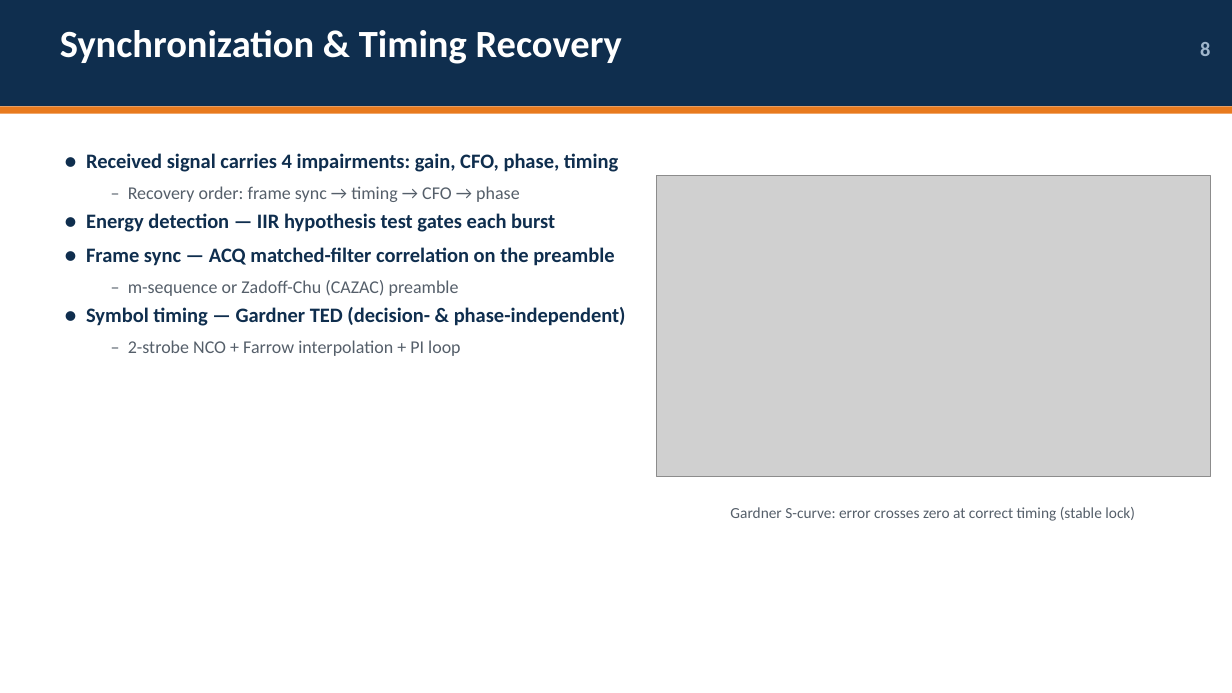
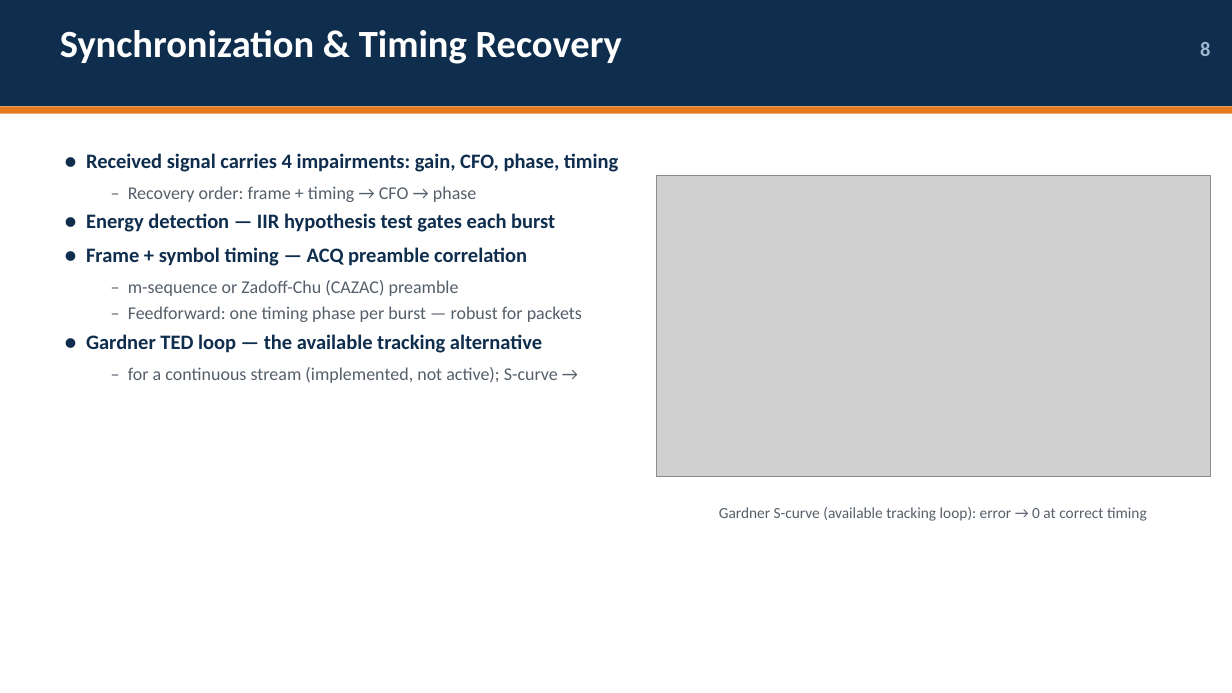
Before and after one commit to XYao2021/unionlabs, a slide deck: slide 8 of slides/SDR_System_Overview.pptx. Drawn at 1232x693 pixels with LibreOffice and Linux fonts; fonts in the diff are those of the drawing; grey boxes stand for pictures. Boxes give left, top, right and bottom in pixels: in the first picture for what was removed or moved away, otherwise in the second. Text is boxed around its words. In the diff, an @@ line names an element or a change of style, - is before the commit and + after.

```diff
--- a/slides/SDR_System_Overview.pptx
+++ b/slides/SDR_System_Overview.pptx
@@ text at [128, 186, 476, 202]: text changed @@
-  – Recovery order: frame sync → timing → CFO → phase
+  – Recovery order: frame + timing → CFO → phase
@@ text at [86, 247, 527, 266]: text changed @@
-● Frame sync — ACQ matched-filter correlation on the preamble
+● Frame + symbol timing — ACQ preamble correlation
@@ text at [86, 306, 582, 383]: text changed; size 16 to 14 pt; text colour #0F2E4E to #555F6A; bold off @@
-● Symbol timing — Gardner TED (decision- & phase-independent)
-  – 2-strobe NCO + Farrow interpolation + PI loop
+  – Feedforward: one timing phase per burst — robust for packets
+● Gardner TED loop — the available tracking alternative
+  – for a continuous stream (implemented, not active); S-curve →
@@ text at [719, 507, 1147, 521]: text changed @@
-Gardner S-curve: error crosses zero at correct timing (stable lock)
+Gardner S-curve (available tracking loop): error → 0 at correct timing
```
Also in this commit, not shown: 4 other files.
